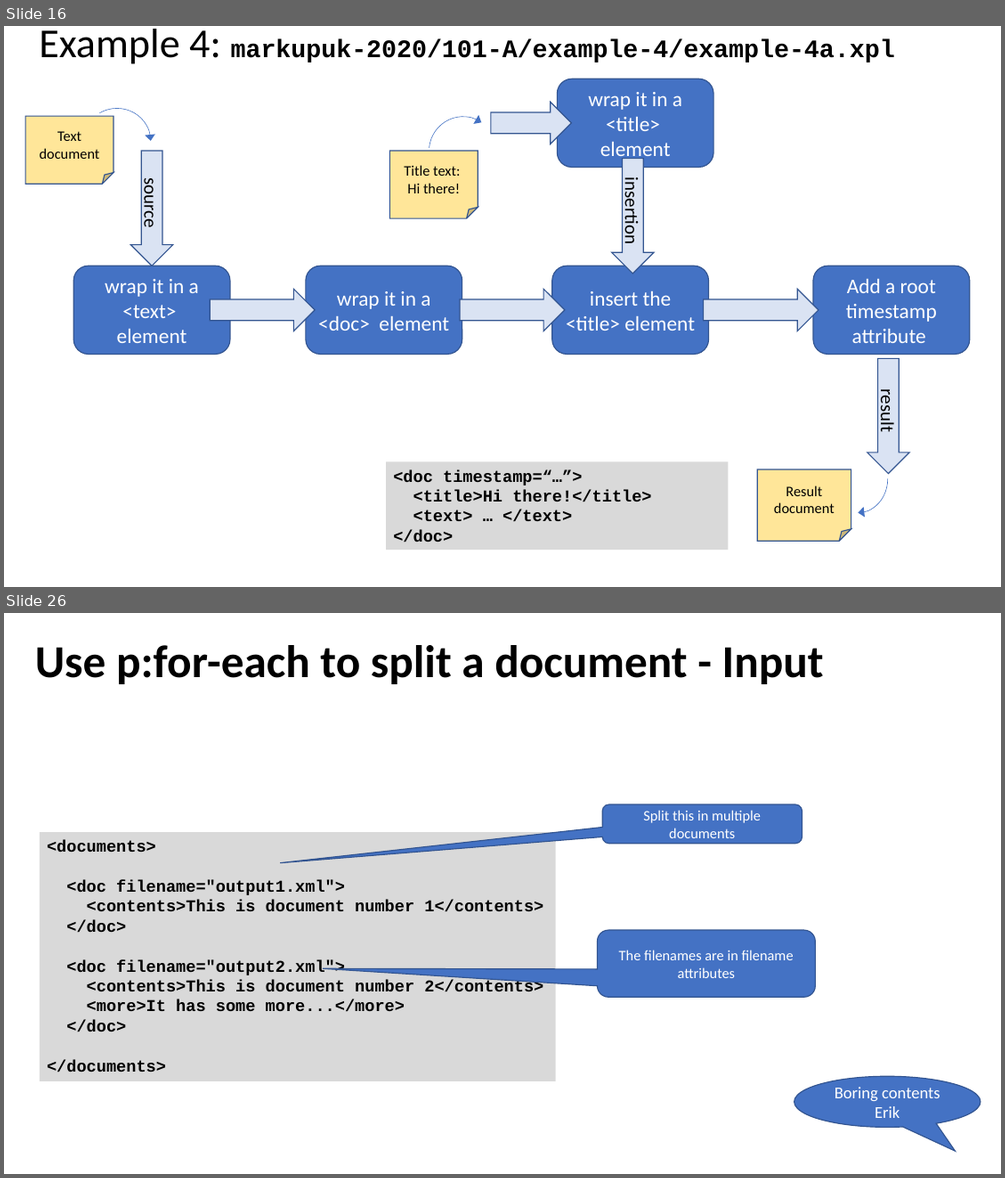
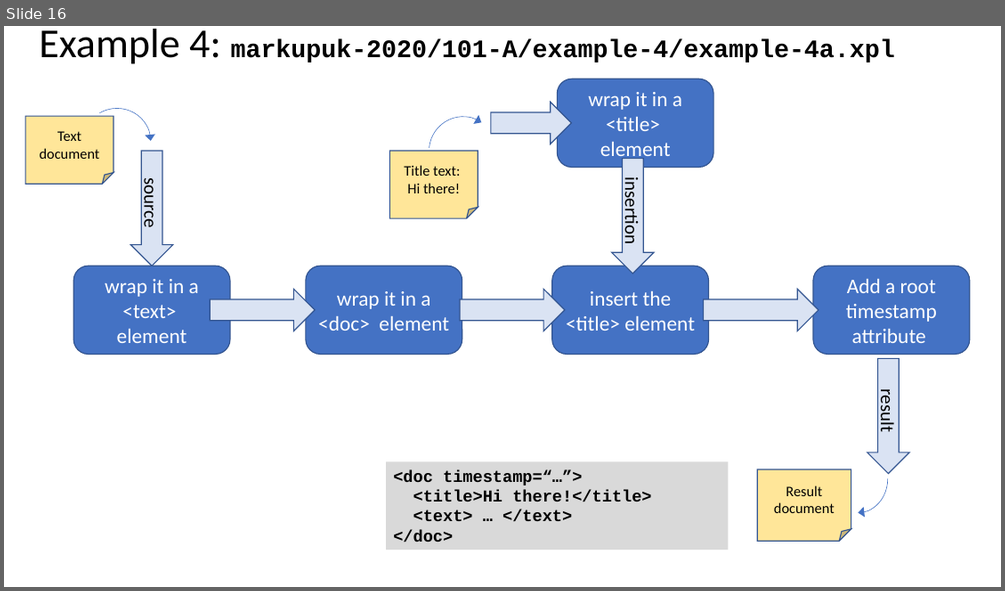
Before and after one commit to xatapult/markupuk-2020, a slide deck: 101-A/presentation/markupuk-2020-101-A.pptx. Shown one above the other, each under a label of ours: slides 16 and 26 before the commit, slide 16 after it; the slides between them are not shown. The pictures are 1005x1178 and 1005x591 pixels, drawn with LibreOffice and Linux fonts; fonts in the diff are those of the drawing; background and template pictures are left out. Boxes give left, top, right and bottom in pixels: in the first picture for what was removed or moved away, otherwise in the second. Text is boxed around its words. In the diff, an @@ line names an element or a change of style, - is before the commit and + after.

```diff
--- a/101-A/presentation/markupuk-2020-101-A.pptx
+++ b/101-A/presentation/markupuk-2020-101-A.pptx
@@ slide 26 removed at box(4, 613, 1001, 1174), background #FFFFFF @@
@@ title removed at box(35, 645, 824, 684) @@
-Use p:for-each to split a document - Input
@@ rounded speech box removed at box(602, 804, 802, 844) @@
-Split this in multiple documents
@@ rectangle removed at box(39, 832, 555, 1081) @@
-<documents>
-<doc filename="output1.xml">
-<contents>This is document number 1</contents>
-</doc>
-<doc filename="output2.xml">
-<contents>This is document number 2</contents>
-<more>It has some more...</more>
-</doc>
-</documents>
@@ rounded speech box removed at box(597, 930, 816, 997) @@
-The filenames are in filename attributes
@@ speech bubble removed at box(794, 1076, 980, 1127) @@
-Boring contents Erik
```
Also in this commit, not shown: 2 slides changed, 1 slide added, 15 other slides removed, 3 other files.
